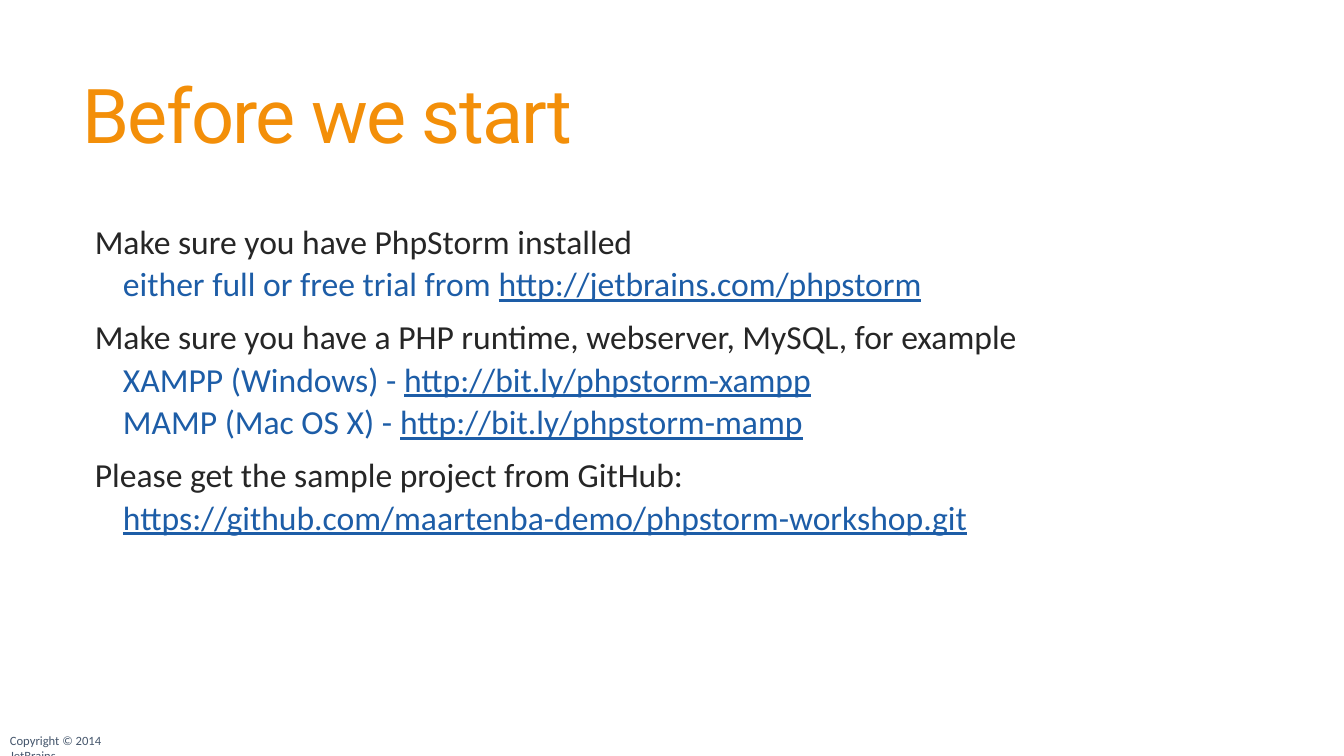
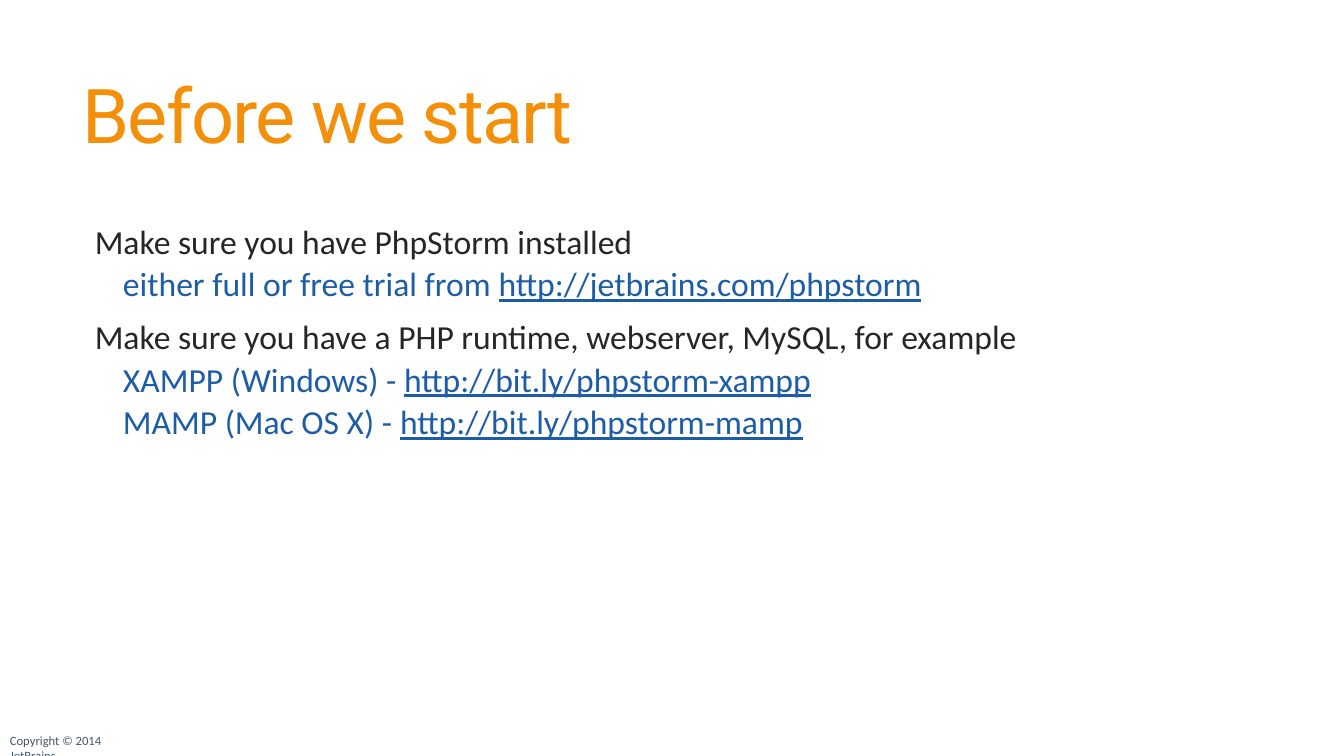
Before and after one commit to JetBrains/phpstorm-workshop, a slide deck: slide 2 of PhpStorm Workshop.pptx. Drawn at 1344x756 pixels with LibreOffice and Linux fonts; fonts in the diff are those of the drawing; background and template pictures are left out. Boxes give left, top, right and bottom in pixels: in the first picture for what was removed or moved away, otherwise in the second. Text is boxed around its words. In the diff, an @@ line names an element or a change of style, - is before the commit and + after.

Commit message:
Updated the slide deck to always make use of Composer project type to get started.

```diff
--- a/PhpStorm Workshop.pptx
+++ b/PhpStorm Workshop.pptx
@@ text at (x1=95, y1=463, x2=967, y2=536): paragraphs removed @@
-  Please get the sample project from GitHub:
-    https://github.com/maartenba-demo/phpstorm-workshop.git
```
Also in this commit, not shown: 2 other slides changed.
